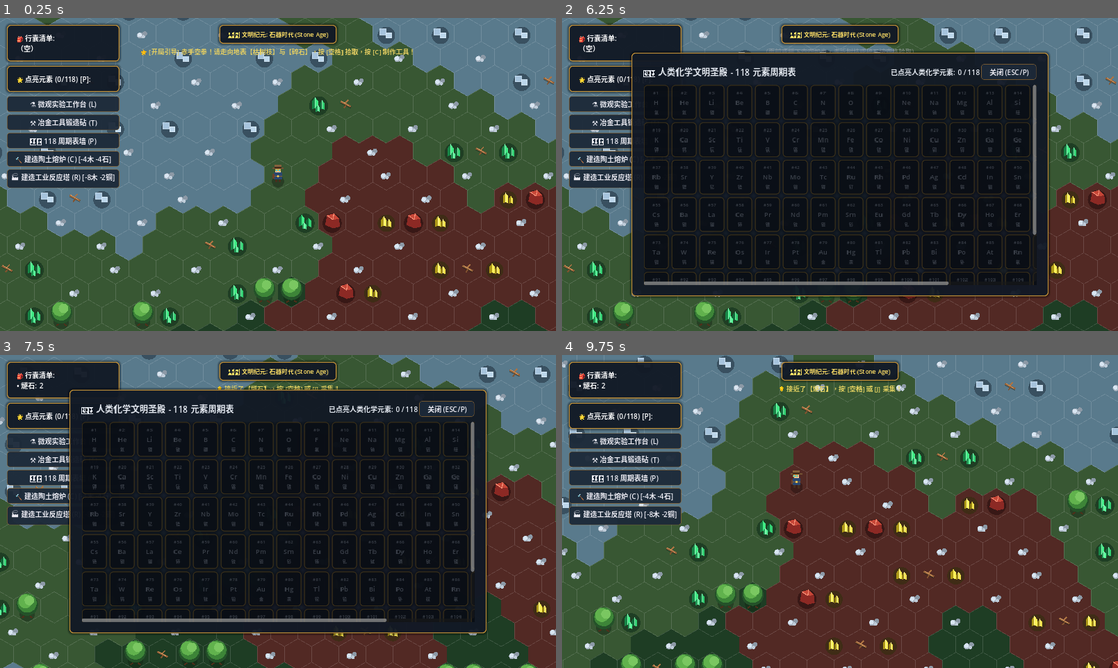
Above: before the commit, frames 1-4 (two rows, left to right).
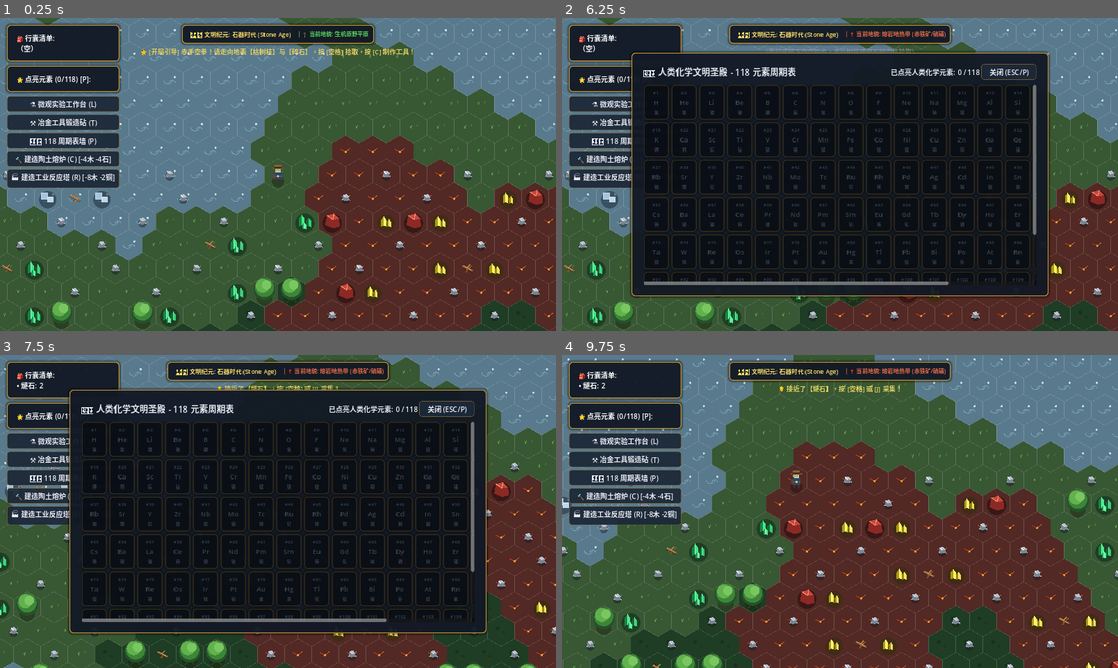
Above: after the commit, the same moments.

Repository: imlinhanchao/elemental-earth-2d
Game: Godot game, scene res://src/scenes/world.tscn
Same seed, same stepped clock (60 frames per second), same inputs: the game is played once before the commit and once after it.
Inputs (mouse positions are in pixels of both pictures, inside the frame that each line leads up to):
- Up to frame 1 (0.25 s): no input
- Up to frame 2 (6.25 s): click "⚗️ 微观实验工作台 (L)" at 0.5 s; click "⚒️ 冶金工具锻造砧 (T)" at 1.25 s; click "🏛️ 118 周期表墙 (P)" at 2 s; click "🔨 建造陶土熔炉 (C) [-4木 -4石]" at 2.75 s; click "🏭 建造工业反应塔 (R) [-8木 -2铜]" at 3.5 s; click "关闭 (ESC/P)" at 4.25 s; click "关闭 (C/T/ESC)" at 5 s; tap Enter at 5.75 s; move the mouse to (567, 268) at 5.77 s; hold D (move_right) from 5.78 s (still down); hold Space (action_primary) from 5.78 s (still down); click (567, 268) at 5.92 s
- Up to frame 3 (7.5 s): move the mouse to (27, 652) at 6.52 s; release D (move_right) at 6.53 s; release Space (action_primary) at 6.53 s; hold S (move_down) 6.53-7.28 s; tap E (interact) at 6.6 s; click (27, 652) at 6.67 s; move the mouse to (27, 646) at 7.27 s; hold D (move_right) from 7.28 s (still down); hold 1 (quick_action_1) from 7.28 s (still down); click (27, 646) at 7.42 s
- Up to frame 4 (9.75 s): move the mouse to (567, 652) at 8.02 s; release D (move_right) at 8.03 s; release 1 (quick_action_1) at 8.03 s; hold W (move_up) 8.03-8.78 s; tap 2 (quick_action_2) at 8.1 s; click (567, 652) at 8.17 s; move the mouse to (589, 633) at 8.77 s; hold 3 (quick_action_3) 8.78-9.53 s; hold A (move_left) from 8.78 s (still down); click (589, 633) at 8.92 s; move the mouse to (562, 549) at 9.52 s; tap P at 9.6 s; click (562, 549) at 9.67 s

The runs differ from the first frame. In frame 1, 6.1% of the frame differs, in the area x 0-100%, y 0-100%; in frame 2, 3.2%; in frame 3, 3.2%; in frame 4, 6.1%.

Commit message:
feat: add procedural hex biome textures, HUD biome indicator, rugged stone graphics and Y-Sort occlusion

Diff:
--- a/src/core/data_db.gd
+++ b/src/core/data_db.gd
@@ -61,7 +61,7 @@
 	if items.has(key):
 		return items[key]
 	if key == "flint":
-		return {"key": "flint", "name": "碎石/燧石", "category": "材料"}
+		return {"key": "flint", "name": "原石/碎石", "category": "材料"}
 	elif key == "stick":
 		return {"key": "stick", "name": "枯树枝", "category": "材料"}
 	return {}
--- a/src/scenes/player.tscn
+++ b/src/scenes/player.tscn
@@ -9,11 +9,13 @@
 radius = 28.0
 
 [node name="Player" type="CharacterBody2D"]
+y_sort_enabled = true
 collision_layer = 1
 collision_mask = 6
 script = ExtResource("1_player")
 
 [node name="CollisionShape2D" type="CollisionShape2D" parent="."]
+position = Vector2(0, 8)
 shape = SubResource("CircleShape2D_p3x9d")
 
 [node name="Camera2D" type="Camera2D" parent="."]
--- a/src/scenes/resource_node.gd
+++ b/src/scenes/resource_node.gd
@@ -160,12 +160,28 @@
 	# 立方体 2
 	_draw_cube(Vector2(6, 4), 12.0, Color(0.80, 0.90, 0.98, 0.9))
 
-# 6. 散落碎石 (Loose Flint)
+# 6. 散落多面原石/碎石 (Loose Stones - 棱角分明的石块与投影)
 func _draw_loose_flint() -> void:
-	draw_circle(Vector2(-6, 4), 7.0, Color(0.65, 0.70, 0.75))
-	draw_circle(Vector2(-7, 3), 5.0, Color(0.85, 0.90, 0.95)) # 高光面
-	draw_circle(Vector2(5, 0), 5.5, Color(0.55, 0.60, 0.65))
-	draw_circle(Vector2(2, 7), 4.0, Color(0.75, 0.80, 0.85))
+	# 石块阴影
+	draw_circle(Vector2(0, 4), 10.0, Color(0.08, 0.10, 0.12, 0.45))
+	# 主原石 (带切面的多面岩块)
+	draw_colored_polygon([
+		Vector2(-8, 3), Vector2(-6, -7), Vector2(2, -9),
+		Vector2(8, -2), Vector2(6, 6), Vector2(-3, 7)
+	], Color(0.48, 0.52, 0.56))
+	# 向阳受光面
+	draw_colored_polygon([
+		Vector2(-6, -7), Vector2(2, -9), Vector2(8, -2), Vector2(0, -1)
+	], Color(0.72, 0.76, 0.82))
+	# 伴生小石块
+	draw_colored_polygon([
+		Vector2(-10, 5), Vector2(-7, 1), Vector2(-4, 6)
+	], Color(0.60, 0.65, 0.70))
+	draw_colored_polygon([
+		Vector2(5, 4), Vector2(9, 2), Vector2(10, 7)
+	], Color(0.62, 0.66, 0.72))
+	# 石头白色锋利高光棱
+	draw_line(Vector2(-6, -7), Vector2(0, -1), Color(0.92, 0.95, 0.98), 1.5)
 
 # 7. 枯树枝 (Fallen Sticks - 明亮原木色多叉枯枝)
 func _draw_fallen_stick() -> void:
--- a/src/scenes/resource_node.tscn
+++ b/src/scenes/resource_node.tscn
@@ -6,6 +6,7 @@
 radius = 32.0
 
 [node name="ResourceNode" type="Area2D"]
+y_sort_enabled = true
 collision_layer = 2
 collision_mask = 1
 script = ExtResource("1_node")
--- a/src/scenes/world.gd
+++ b/src/scenes/world.gd
@@ -69,8 +69,14 @@
 	node.item_name = iname
 	add_child(node)
 
+func _process(_delta: float) -> void:
+	if player and hex_gen and hud:
+		var hex_coord = HexWorldGenerator.pixel_to_hex(player.position)
+		var biome = hex_gen.get_biome(hex_coord.x, hex_coord.y)
+		hud.update_current_biome(biome)
+
 func _draw() -> void:
-	# 绘制每一个六边形地块
+	# 绘制每一个六边形地块及专属生态纹理
 	for coord in generated_hexes.keys():
 		var q = coord.x
 		var r = coord.y
@@ -78,19 +84,46 @@
 		var center = HexWorldGenerator.hex_to_pixel(q, r)
 		var col = HexWorldGenerator.get_biome_color(biome)
 
-		# 绘制尖顶六边形多边形顶点 (6 个点)
+		# 绘制六边形多边形顶点 (6 个点)
 		var points = PackedVector2Array()
 		for i in range(6):
-			var angle = deg_to_rad(60.0 * i - 30.0) # 尖顶朝上
+			var angle = deg_to_rad(60.0 * i - 30.0)
 			var pt = center + Vector2(cos(angle), sin(angle)) * HexWorldGenerator.HEX_RADIUS
 			points.append(pt)
 
-		# 填充六边形内部底色
+		# 填充底色
 		draw_colored_polygon(points, col)
 
-		# 勾勒六边形边界线 (带微妙透明度，形成棋盘格地貌)
-		points.append(points[0]) # 闭合线条
-		draw_polyline(points, col.lightened(0.15), 1.2)
+		# 绘制六边形专属群系纹理
+		_draw_hex_biome_texture(center, biome, q, r)
+
+		# 勾勒六边形边界线
+		points.append(points[0])
+		draw_polyline(points, col.lightened(0.18), 1.0)
+
+# 群系纹理绘制辅助函数
+func _draw_hex_biome_texture(center: Vector2, biome: HexWorldGenerator.BiomeType, q: int, r: int) -> void:
+	match biome:
+		HexWorldGenerator.BiomeType.PLAINS:
+			# 生机草丝 (两三簇细草)
+			draw_line(center + Vector2(-6, 2), center + Vector2(-8, -4), Color(0.35, 0.58, 0.30), 1.5)
+			draw_line(center + Vector2(-6, 2), center + Vector2(-4, -5), Color(0.38, 0.65, 0.32), 1.5)
+			draw_line(center + Vector2(8, -2), center + Vector2(10, -8), Color(0.32, 0.52, 0.28), 1.5)
+		HexWorldGenerator.BiomeType.VOLCANO:
+			# 暗红玄武岩裂隙与熔岩微光
+			draw_line(center + Vector2(-12, -4), center + Vector2(0, 2), Color(0.85, 0.25, 0.10, 0.7), 1.8)
+			draw_line(center + Vector2(0, 2), center + Vector2(10, -6), Color(1.0, 0.45, 0.15, 0.8), 1.5)
+			draw_circle(center + Vector2(0, 2), 2.5, Color(1.0, 0.65, 0.2, 0.9)) # 熔岩火星
+		HexWorldGenerator.BiomeType.SALT_LAKE:
+			# 水面涟漪与析盐白色微环
+			draw_arc(center + Vector2(-4, -2), 10.0, 0.2, PI - 0.2, 10, Color(0.65, 0.82, 0.92, 0.45), 1.5)
+			draw_arc(center + Vector2(6, 6), 7.0, PI + 0.2, TAU - 0.2, 8, Color(0.70, 0.88, 0.98, 0.40), 1.5)
+			draw_circle(center + Vector2(12, -8), 2.5, Color(0.95, 0.98, 1.0, 0.75)) # 析盐小晶片
+		HexWorldGenerator.BiomeType.DEEP_FOREST:
+			# 苍翠深林苔藓斑与落叶点
+			draw_circle(center + Vector2(-8, -6), 4.5, Color(0.08, 0.18, 0.09, 0.7))
+			draw_circle(center + Vector2(6, 4), 3.5, Color(0.10, 0.20, 0.11, 0.7))
+			draw_line(center + Vector2(-2, 8), center + Vector2(4, 10), Color(0.28, 0.20, 0.12), 2.0)
 
 func _bind_furnace_events(f_node: Node2D) -> void:
 	f_node.body_entered.connect(func(body):
--- a/src/scenes/world.tscn
+++ b/src/scenes/world.tscn
@@ -5,6 +5,7 @@
 [ext_resource type="PackedScene" uid="uid://ci8v43187140w" path="res://src/ui/hud.tscn" id="3_hud"]
 
 [node name="World" type="Node2D"]
+y_sort_enabled = true
 script = ExtResource("1_world")
 
 [node name="Player" parent="." instance=ExtResource("2_player")]
--- a/src/ui/hud.gd
+++ b/src/ui/hud.gd
@@ -9,7 +9,8 @@
 
 @onready var inventory_label = $Margin/HBox/LeftBox/InvPanel/Margin/VBox/InvLabel
 @onready var notice_label = $Margin/TopBox/NoticeLabel
-@onready var era_label = $Margin/TopBox/EraPanel/EraLabel
+@onready var era_label = $Margin/TopBox/EraPanel/HBox/EraLabel
+@onready var biome_label = $Margin/TopBox/EraPanel/HBox/BiomeLabel
 @onready var furnace_panel = $Margin/HBox/RightBox/FurnacePanel
 @onready var furnace_info = $Margin/HBox/RightBox/FurnacePanel/Margin/VBox/FurnaceInfo
 @onready var elements_label = $Margin/HBox/LeftBox/ElementsPanel/Margin/VBox/ElementsLabel
@@ -103,6 +104,23 @@
 func _update_era_label() -> void:
 	era_label.text = "  🏛️ 文明纪元: %s  " % GameState.ERA_NAMES[GameState.current_era]
 
+func update_current_biome(biome: int) -> void:
+	var b_name = "生机原野平原"
+	var col = Color(0.4, 0.9, 0.4)
+	if biome == 1:
+		b_name = "熔岩地热带 (赤铁矿/硫磺)"
+		col = Color(1.0, 0.45, 0.3)
+	elif biome == 2:
+		b_name = "高盐卤水湖 (石盐矿藏)"
+		col = Color(0.4, 0.8, 1.0)
+	elif biome == 3:
+		b_name = "原始古橡深林 (高产木材)"
+		col = Color(0.2, 0.9, 0.3)
+
+	if biome_label:
+		biome_label.text = " | 📍 当前地貌: %s" % b_name
+		biome_label.modulate = col
+
 func _on_era_advanced(_old: int, _new: int, _name: String) -> void:
 	_update_era_label()
 
--- a/src/ui/hud.tscn
+++ b/src/ui/hud.tscn
@@ -32,12 +32,20 @@
 layout_mode = 2
 size_flags_horizontal = 4
 
-[node name="EraLabel" type="Label" parent="Margin/TopBox/EraPanel"]
+[node name="HBox" type="HBoxContainer" parent="Margin/TopBox/EraPanel"]
+layout_mode = 2
+
+[node name="EraLabel" type="Label" parent="Margin/TopBox/EraPanel/HBox"]
 layout_mode = 2
 theme_override_colors/font_color = Color(1, 0.88, 0.4, 1)
 theme_override_font_sizes/font_size = 14
 text = "🏛️ 文明纪元: 石器时代 (Stone Age)"
 horizontal_alignment = 1
+
+[node name="BiomeLabel" type="Label" parent="Margin/TopBox/EraPanel/HBox"]
+layout_mode = 2
+theme_override_font_sizes/font_size = 13
+text = " | 📍 当前地貌: 生机原野平原"
 
 [node name="NoticeLabel" type="Label" parent="Margin/TopBox"]
 layout_mode = 2
Binary file changed: screenshot_current.png
